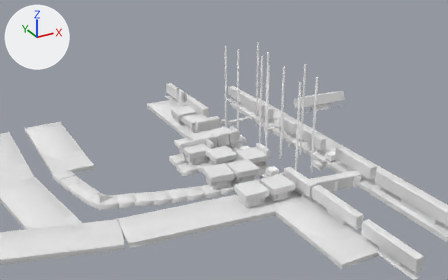
Before and after pictures for a commit that changed the Blender file raw_assets/delta_world.blend.
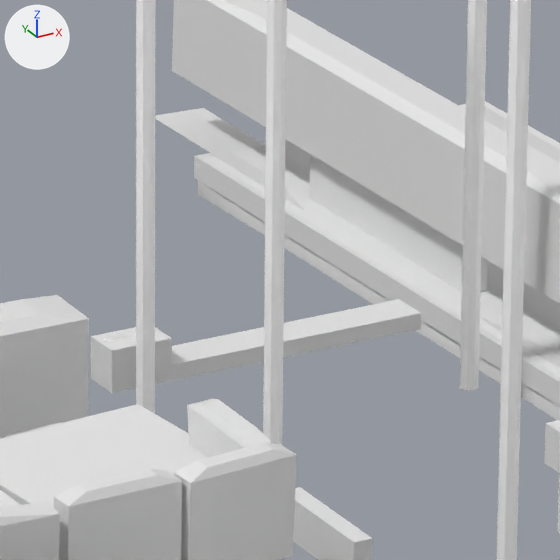
Each version appears first from a 50 mm camera at (-256.7, -481.1, 257.7) aimed at (43.4, 64.6, -15.1), and next in a close-up on the part from 47% to 59% of the width and 31% to 50% of the height. Every picture has the same lights, and +X, +Y and +Z are marked at upper left.

In view in the first close-up: 'LanchaColectivo1', 'LandMass2.002', 'LaserTarget1', 'LaserTarget1.007', 'LaserTarget1.008', 'LaserTarget1.011', 'Muelle1.010', 'TreeBlock1', 'TreeGizmo.002', 'TreeGizmo.003', 'TreeGizmo.005', 'TreeGizmo.017'.
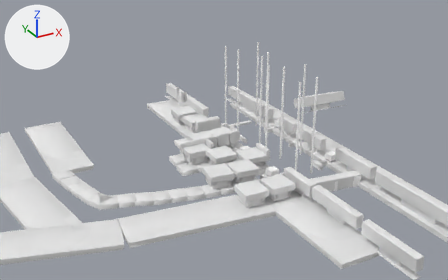
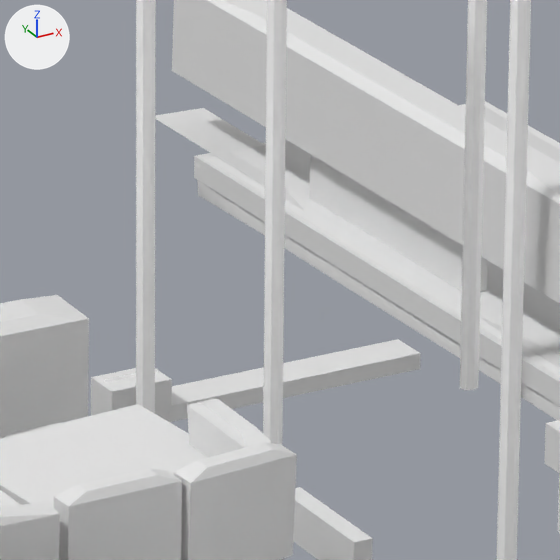
The change, as a diff of the scene's bpy script:
```diff
--- a/raw_assets/delta_world.blend.py
+++ b/raw_assets/delta_world.blend.py
@@ ob_muelle1_010 @@
 ob_muelle1_010 = bpy.data.objects.new('Muelle1.010', None)
-ob_muelle1_010.location = (62.4, 65.3, 4.1)
+ob_muelle1_010.location = (62.4, 65.3, -0.4)
 ob_muelle1_010.rotation_euler = (1.571, 1.571, 0.0)  # degrees (90, 90, 0)
```

Changed parts and their boxes (x1, y1, x2, y2) in the close-ups (560 x 560 px):
'Muelle1.010', moved
    before: (91, 299, 421, 393)
    after: (91, 339, 420, 422)
